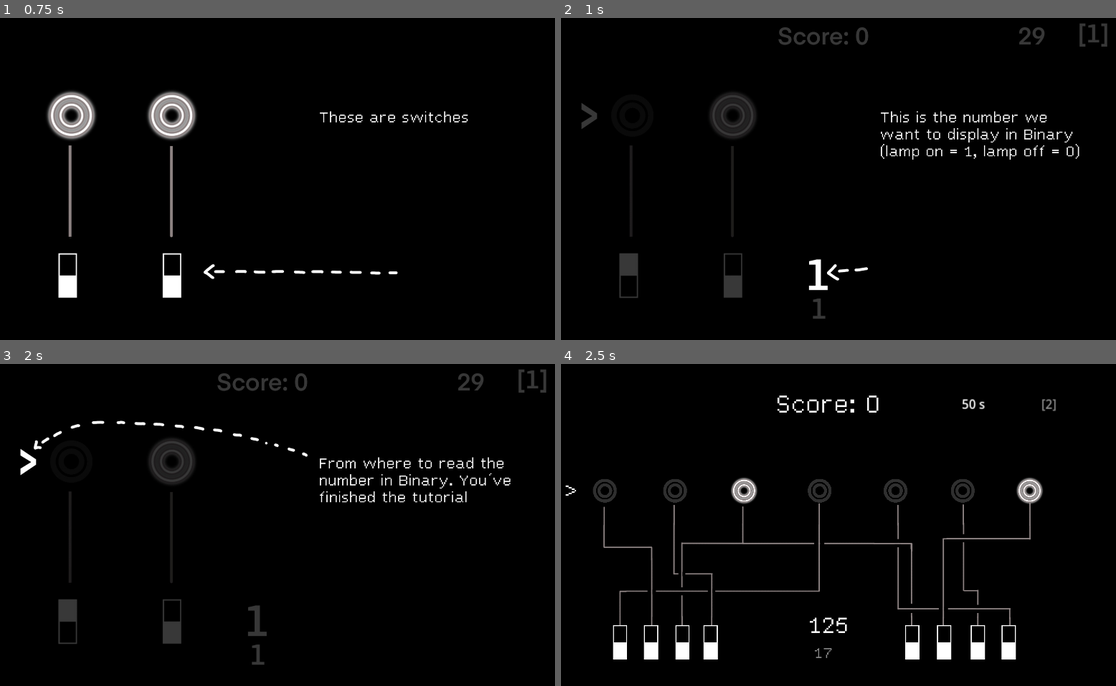
Above: before the commit, frames 1-4 (two rows, left to right).
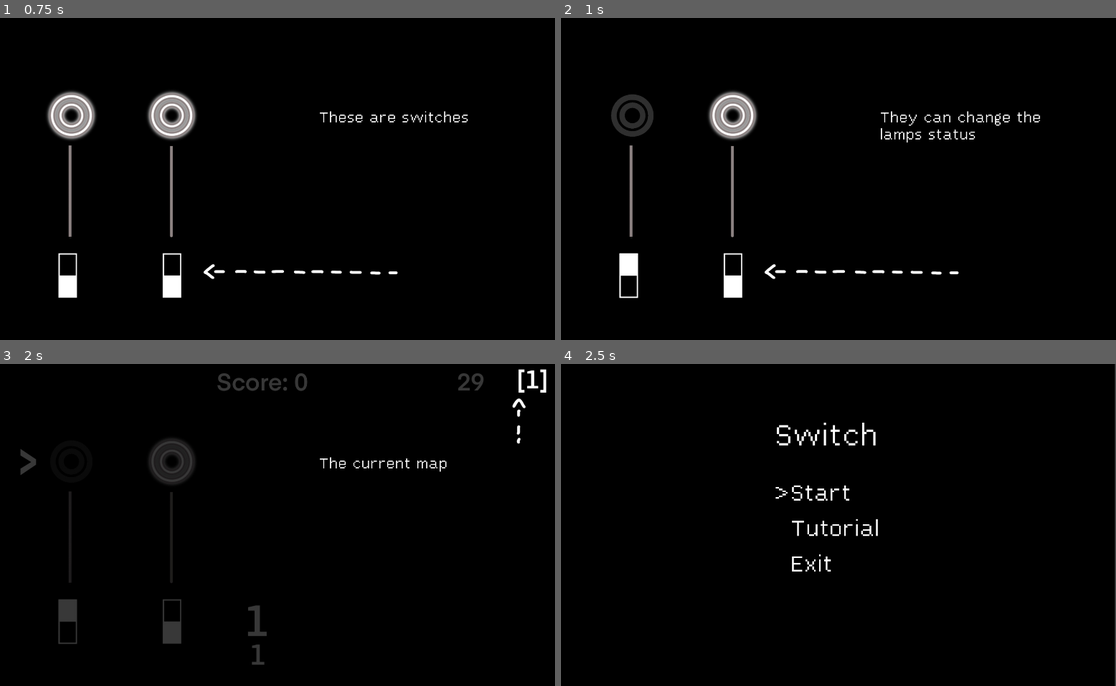
Above: after the commit, the same moments.

Repository: DragonCat4012/Switch
Game: Godot game, scene res://Scenes/Tutorial.tscn
The game is run twice, just before and just after one commit, with the same random seed, the same clock (stepped at 60 frames per second) and the same inputs. This scene is started directly instead of the project's main scene.
Inputs (mouse positions are in pixels of both pictures, inside the frame that each line leads up to):
- Up to frame 1 (0.75 s): tap Enter (ui_accept) at 0.5, 0.6 s; move the mouse to (394, 162) at 0.52 s; hold Right (ui_right) from 0.53 s (still down); click (394, 162) at 0.67 s
- Up to frame 2 (1 s): keep holding Right (ui_right); tap Enter (ui_accept) at 0.77 s
- Up to frame 3 (2 s): tap Enter (ui_accept) at 1.07, 1.35, 1.52, 1.82 s; move the mouse to (155, 541) at 1.27 s; release Right (ui_right) at 1.28 s; hold Down (ui_down) from 1.28 s (still down); click (155, 541) at 1.42 s
- Up to frame 4 (2.5 s): move the mouse to (888, 454) at 2.02 s; release Down (ui_down) at 2.03 s; hold Right (ui_right) from 2.03 s (still down); tap Enter (ui_accept) at 2.1 s; click (888, 454) at 2.17 s

Frame 1 is identical in both runs. In frame 2, 4.9% of the frame differs, in the area x 3-99%, y 1-94%; in frame 3, 1.7%; in frame 4, 6.0%, in the area x 0-100%, y 0-100%.

Commit message:
add back button in game

Diff:
--- a/Scenes/MainMenu.gd
+++ b/Scenes/MainMenu.gd
@@ -17,7 +17,7 @@
 
 func _input(event): # Handle Touch Inut
 	var newSelection = -1
-	if event is InputEventMouseButton:
+	if event is InputEventScreenTouch:
 		if labelTutorial.get_global_rect().has_point(get_global_mouse_position()):
 			newSelection = 1
 		elif labelStart.get_global_rect().has_point(get_global_mouse_position()):
@@ -25,7 +25,7 @@
 		elif labelExit.get_global_rect().has_point(get_global_mouse_position()):
 			newSelection = 2
 		else:
-			newSelection = 0
+			return
 
 		if currentSelection == newSelection:
 			handle_selection(currentSelection)
--- a/Scenes/Tutorial.gd
+++ b/Scenes/Tutorial.gd
@@ -19,7 +19,7 @@
 	var globalRect = e.get_global_rect()
 	var currentClickTime = Time.get_ticks_msec()
 
-	if globalRect.has_point(get_global_mouse_position()) and currentClickTime > lastClick + 0.8*1000:
+	if globalRect.has_point(get_global_mouse_position()) and event is InputEventScreenTouch and currentClickTime > lastClick + 0.8*1000:
 		lastClick = Time.get_ticks_msec()
 		if globalRect.size.y > 1920/2:
 			nextImg()
--- a/Scenes/game.tscn
+++ b/Scenes/game.tscn
@@ -17,6 +17,25 @@
 offset_bottom = 1080.0
 color = Color(0, 0, 0, 1)
 
+[node name="ColorRect" type="ColorRect" parent="ColorRect"]
+layout_mode = 0
+offset_left = 92.0
+offset_top = 88.0
+offset_right = 322.0
+offset_bottom = 178.0
+color = Color(0.336607, 0.336608, 0.336608, 1)
+
+[node name="BackButon" type="CenterContainer" parent="ColorRect/ColorRect"]
+layout_mode = 0
+offset_right = 230.0
+offset_bottom = 90.0
+
+[node name="Label" type="Label" parent="ColorRect/ColorRect/BackButon"]
+layout_mode = 2
+theme_override_fonts/font = ExtResource("2_q8ujg")
+theme_override_font_sizes/font_size = 70
+text = "Back"
+
 [node name="CenterContainer" type="CenterContainer" parent="."]
 offset_left = 3.0
 offset_top = 840.0
--- a/game.gd
+++ b/game.gd
@@ -17,7 +17,7 @@
 @onready var numberPreviewLabel = $CenterContainer/VBoxContainer/NumberPreview
 @onready var scoreLabel = $CenterContainer2/ScoreLabel
 @onready var mapLabel = $CenterContainer3/HBoxContainer/MapLabel
-
+@onready var backButton = $ColorRect/ColorRect/BackButon
 # Audio
 @onready var audioPlayer = $"AudioStreamPlayer"
 
@@ -91,12 +91,17 @@
 # Called every frame. 'delta' is the elapsed time since the previous frame.
 func _process(delta):
 	if Input.is_action_just_pressed("ui_cancel"):
-		get_tree().change_scene_to_file("res://Scenes/menu.tscn") # TODO: meh
+		get_tree().change_scene_to_file("res://Scenes/menu.tscn")
 	timerLabel.text = str(round(timer.time_left)) + " s"
 
 	if timer.time_left <= 5:
 		var red = Color(1.0,0.0,0.0,1.0)
 		timerLabel.set("theme_override_colors/font_color",red)
+
+func _input(event): # Handle Touch Inut
+	var globalRect = backButton.get_global_rect()
+	if globalRect.has_point(get_global_mouse_position()) and event is InputEventScreenTouch:
+		get_tree().change_scene_to_file("res://Scenes/menu.tscn")
 
 func loadOptions():
 	if FileAccess.file_exists((File_name)):
